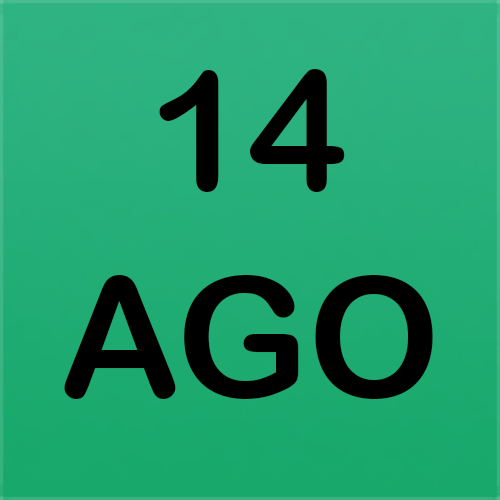
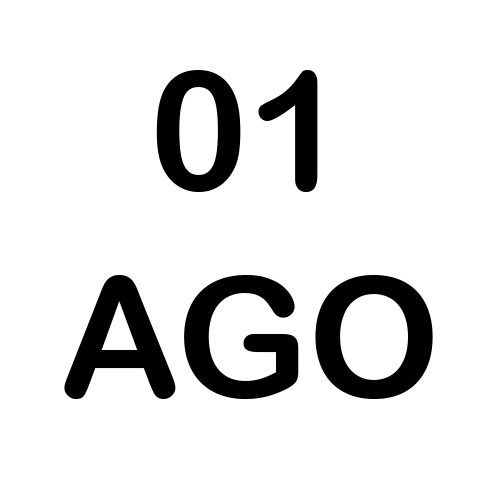
Layers edited between the first and the second 500x500 image:
painted on "Dia" over (x1=156, y1=69, x2=345, y2=192)
removed layer "Camada 0 copiar" over (x1=0, y1=0, x2=500, y2=500)
removed layer "Camada 0" over (x1=0, y1=0, x2=500, y2=500)
